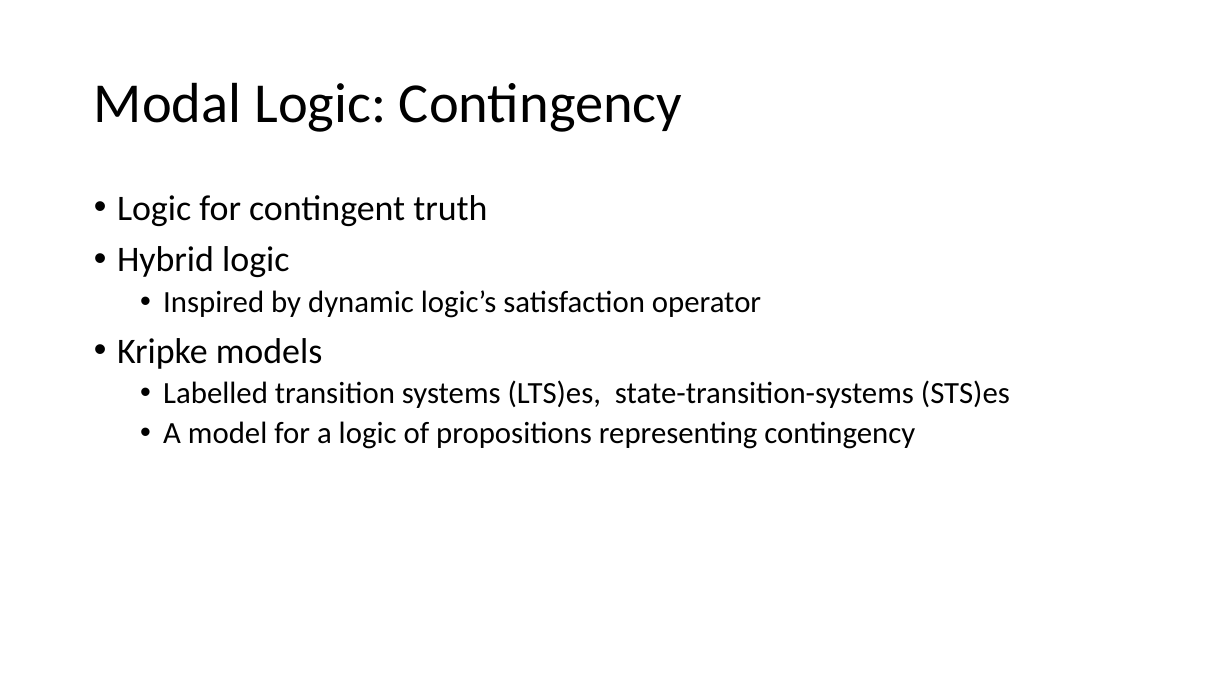
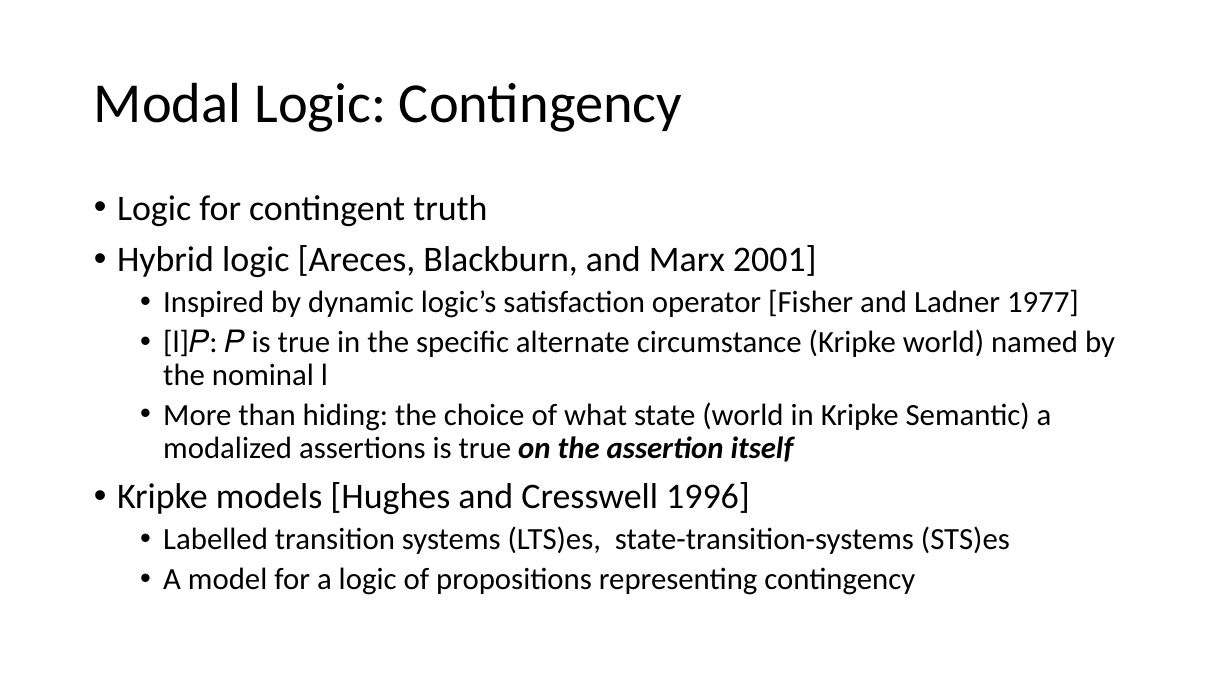
Before and after one commit to Contingent-Systems/modal_abstractions_presentations, a slide deck: slide 10 of thesis_proposal/proposal.pptx. Drawn at 1232x693 pixels with LibreOffice and Linux fonts; fonts in the diff are those of the drawing. Boxes give left, top, right and bottom in pixels: in the first picture for what was removed or moved away, otherwise in the second. Text is boxed around its words. In the diff, an @@ line names an element or a change of style, - is before the commit and + after.

```diff
--- a/thesis_proposal/proposal.pptx
+++ b/thesis_proposal/proposal.pptx
@@ text at (x1=117, y1=245, x2=1115, y2=514): text changed @@
-• Hybrid logic
-  • Inspired by dynamic logic’s satisfaction operator
-• Kripke models
+• Hybrid logic [Areces, Blackburn, and Marx 2001]
+  • Inspired by dynamic logic’s satisfaction operator [Fisher and Ladner 1977]
+  • [l]𝑃: 𝑃 is true in the specific alternate circumstance (Kripke world) named by the nominal l
+  • More than hiding: the choice of what state (world in Kripke Semantic) a modalized assertions is true on the assertion itself
+• Kripke models [Hughes and Cresswell 1996]
```
Also in this commit, not shown: 9 other slides changed, 1 slide added.
